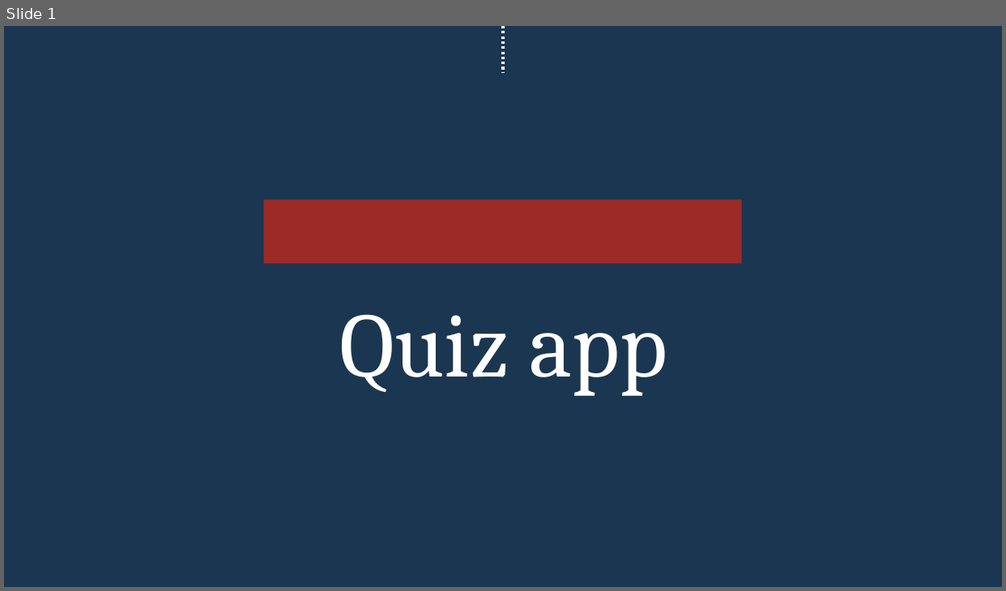
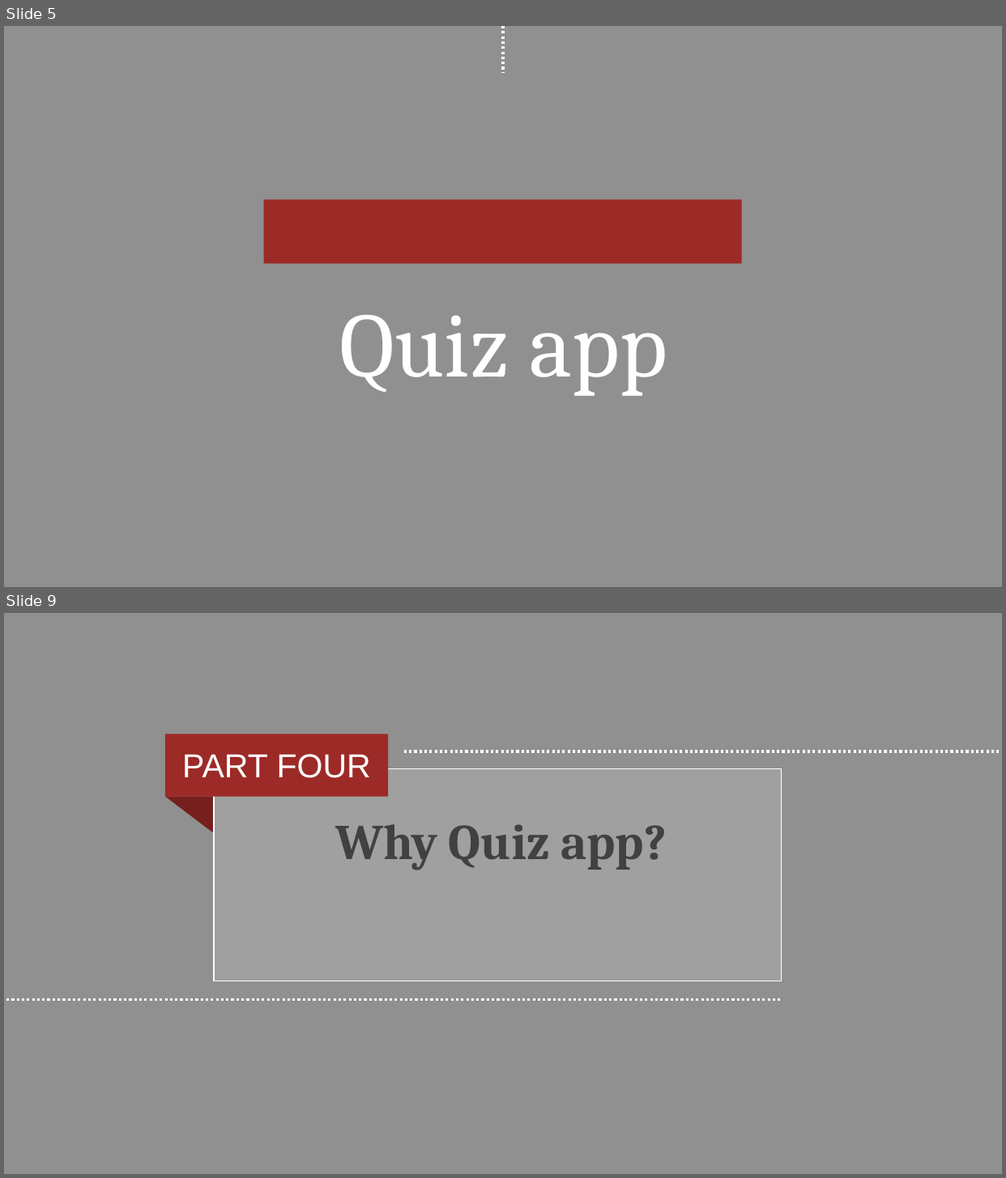
Before and after one commit to gkalidas/project_quiz_app, a slide deck: quizapp.pptx. Shown one above the other, each under a label of ours: slide 1 before the commit, slides 5 and 9 after it; the slides between them are not shown. The pictures are 1006x591 and 1006x1178 pixels, drawn with LibreOffice and Linux fonts; fonts in the diff are those of the drawing; background and template pictures are left out. Boxes give left, top, right and bottom in pixels: in the first picture for what was removed or moved away, otherwise in the second. Text is boxed around its words. In the diff, an @@ line names an element or a change of style, - is before the commit and + after.

```diff
--- a/quizapp.pptx
+++ b/quizapp.pptx
@@ slide 9 added at (x1=4, y1=613, x2=1002, y2=1174), background #414141 at 58% opacity @@
@@ rectangle added at (x1=164, y1=734, x2=388, y2=797), fill #9C2A27 @@
@@ text added at (x1=182, y1=754, x2=371, y2=778), 24 pt, text #FFFFFF @@
+PART FOUR
@@ line added from (404, 752) to (999, 752), #FFFFFF 1.85 pt dashed @@
@@ rectangle added at (x1=214, y1=769, x2=782, y2=982), fill #FFFFFF at 15% opacity, outline #FFFFFF 0.75 pt @@
@@ right triangle added at (x1=164, y1=797, x2=214, y2=833), fill #76201E @@
@@ text added at (x1=335, y1=824, x2=667, y2=871), 36 pt, text #414141, bold @@
+Why Quiz app?
@@ line added from (4, 1000) to (782, 1000), #FFFFFF 1.85 pt dashed @@
@@ what was slide 1 is now slide 5 @@
@@ slide 5 changed as well @@
@@ background #1B3651 to #414141 at 58% opacity @@
```
Also in this commit, not shown: 6 other slides changed, 5 other slides added, 2 slides removed.
